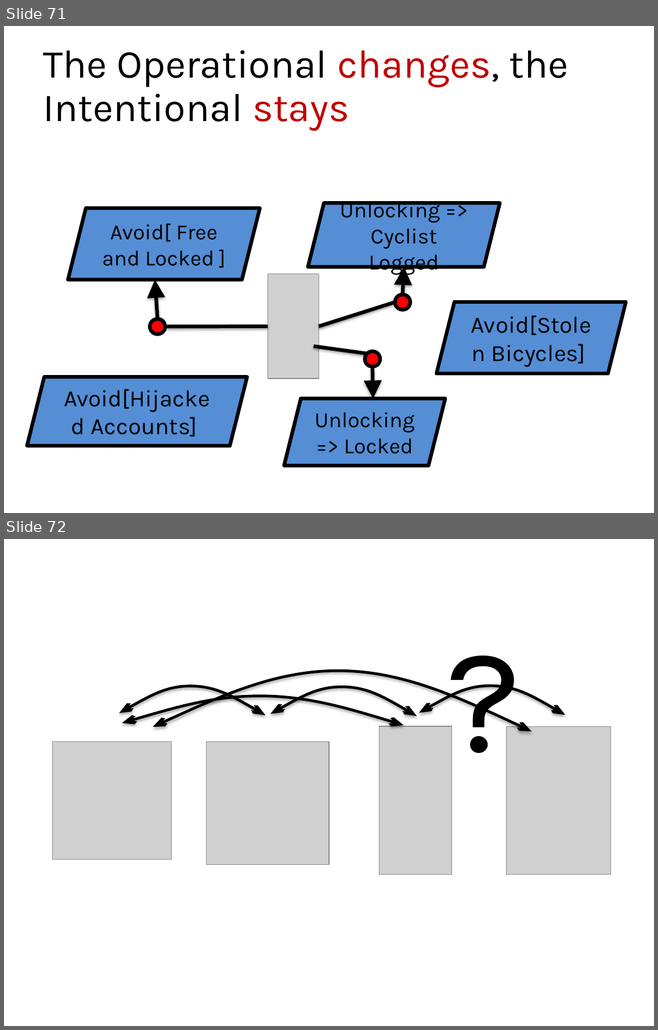
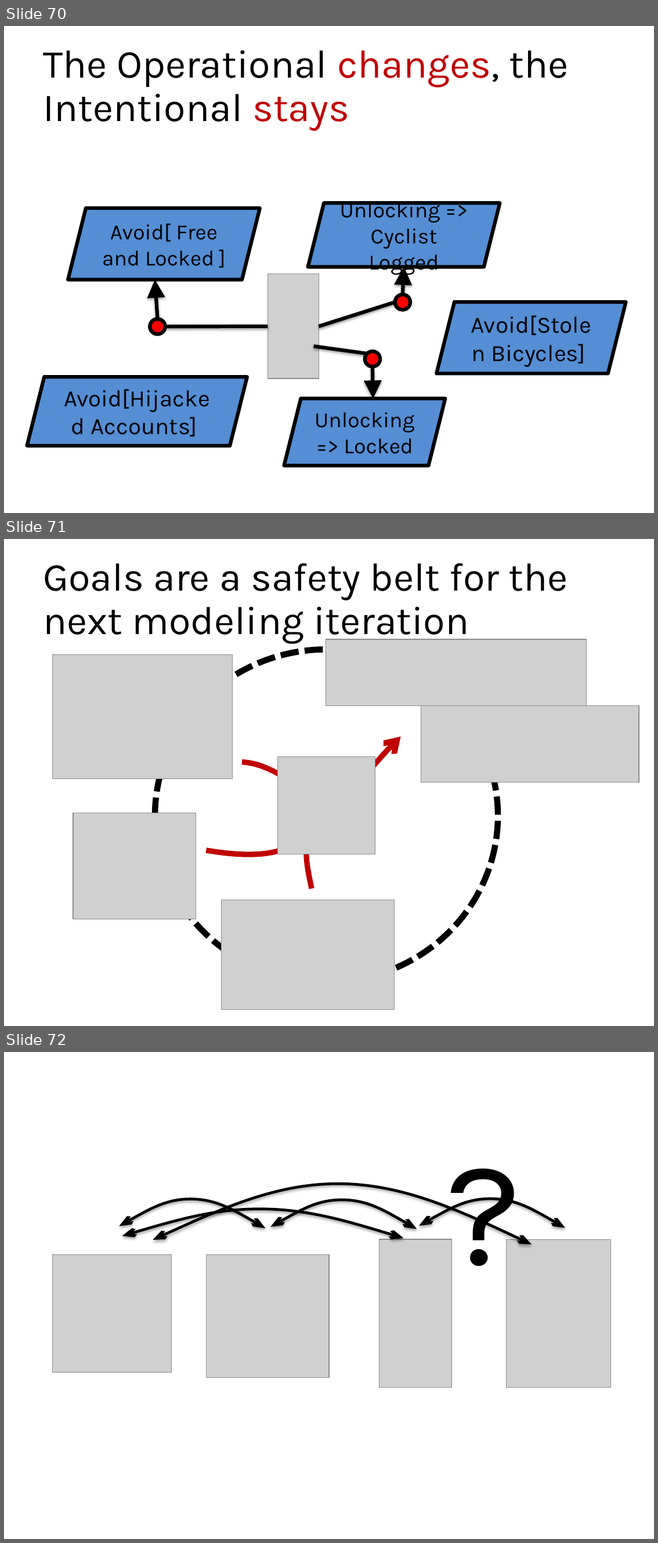
Before and after one commit to blambeau/phd, a slide deck: public-defense/slides.pptx. Shown one above the other, each under a label of ours: slides 71 and 72 before the commit, slides 70, 71 and 72 after it. The pictures are 658x1030 and 658x1543 pixels, drawn with LibreOffice and Linux fonts; fonts in the diff are those of the drawing; grey boxes stand for pictures. Boxes give left, top, right and bottom in pixels: in the first picture for what was removed or moved away, otherwise in the second. Text is boxed around its words. In the diff, an @@ line names an element or a change of style, - is before the commit and + after.

```diff
--- a/public-defense/slides.pptx
+++ b/public-defense/slides.pptx
@@ slide 71 added at (x1=4, y1=539, x2=654, y2=1026), background #FFFFFF @@
@@ title added at (x1=43, y1=563, x2=567, y2=644), 44 pt, text #000000 @@
+Goals are a safety belt for the next modeling iteration
@@ picture added at (x1=325, y1=640, x2=586, y2=706) @@
@@ picture added at (x1=53, y1=654, x2=233, y2=779) @@
@@ ellipse added at (x1=155, y1=649, x2=498, y2=982), outline #000000 6.75 pt dashed @@
@@ picture added at (x1=421, y1=706, x2=639, y2=783) @@
@@ freeform shape added at (x1=242, y1=736, x2=400, y2=798), outline #C00000 6 pt @@
@@ freeform shape added at (x1=206, y1=757, x2=339, y2=896), outline #C00000 6 pt @@
@@ picture added at (x1=278, y1=757, x2=375, y2=855) @@
@@ freeform shape added at (x1=303, y1=790, x2=345, y2=889), outline #C00000 6 pt @@
@@ picture added at (x1=73, y1=813, x2=195, y2=919) @@
@@ picture added at (x1=221, y1=900, x2=394, y2=1009) @@
@@ what was slide 71 is now slide 70 @@
```
Also in this commit, not shown: 6 slides changed, 1 other slide added, 2 slides removed.
